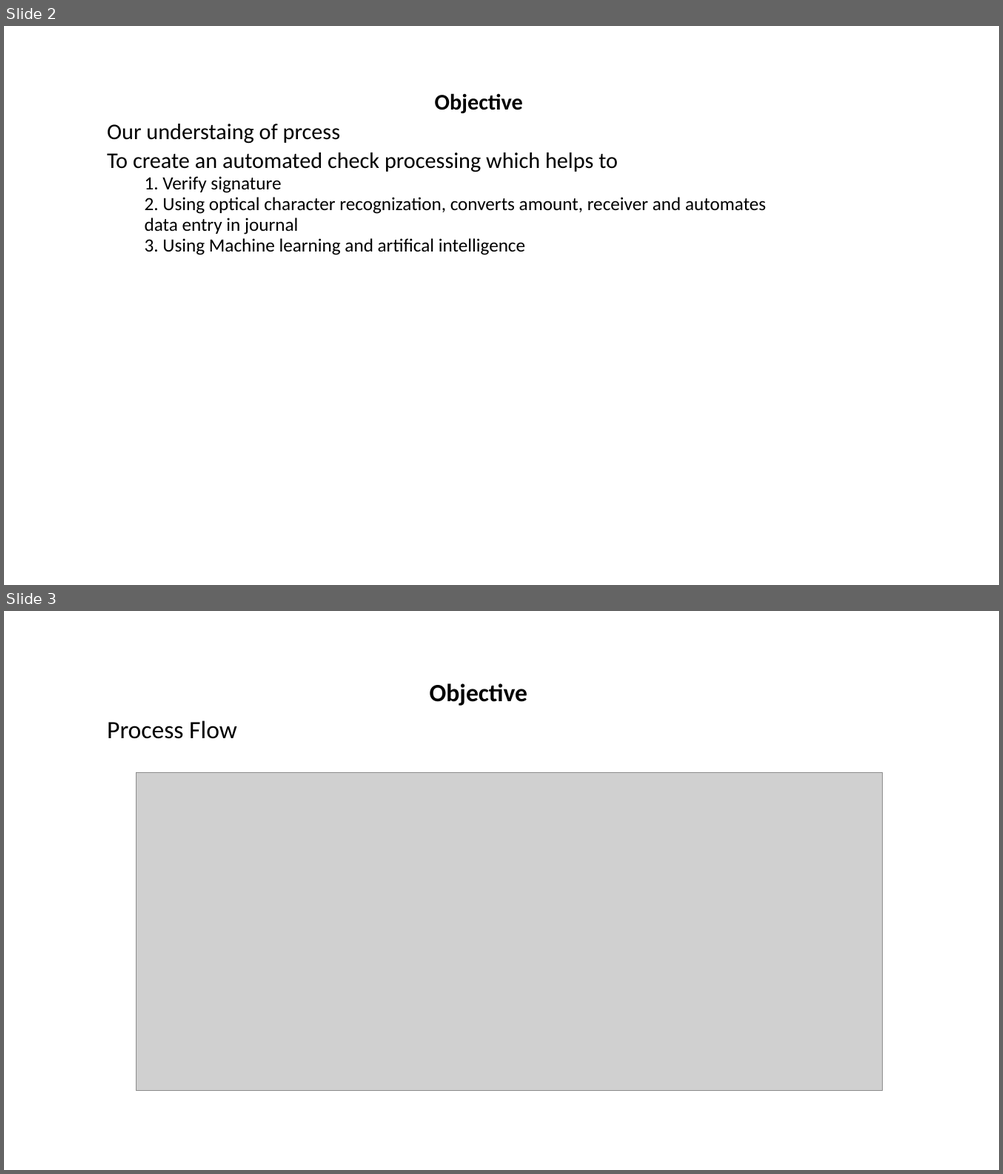
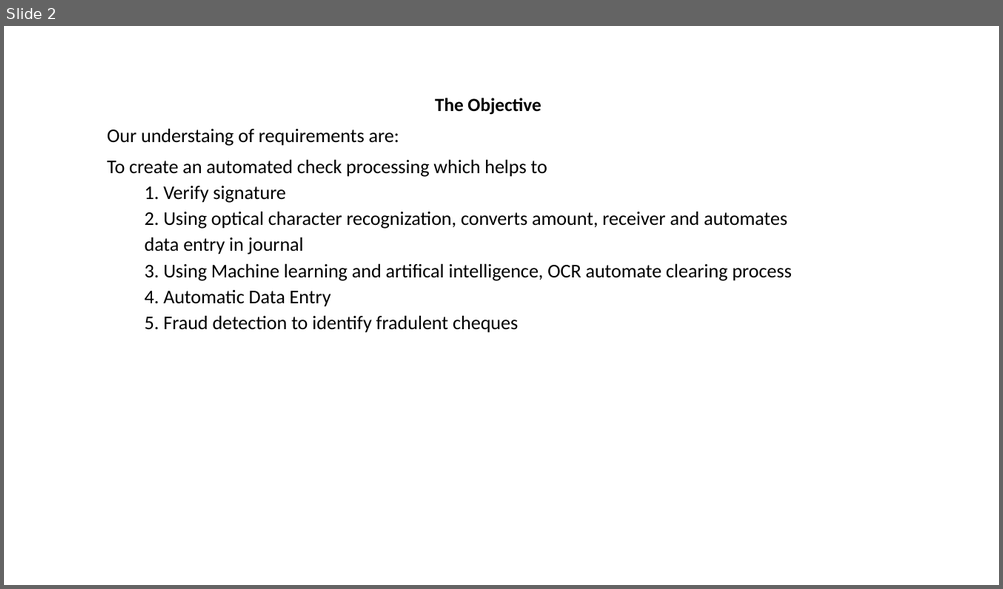
Before and after one commit to siva-tcs/TG-Auto-check, a slide deck: Automated check Processing.pptx. Shown one above the other, each under a label of ours: slides 2 and 3 before the commit, slide 2 after it. The pictures are 1003x1174 and 1003x589 pixels, drawn with LibreOffice and Linux fonts; fonts in the diff are those of the drawing; grey boxes stand for pictures. Boxes give left, top, right and bottom in pixels: in the first picture for what was removed or moved away, otherwise in the second. Text is boxed around its words. In the diff, an @@ line names an element or a change of style, - is before the commit and + after.

```diff
--- a/Automated check Processing.pptx
+++ b/Automated check Processing.pptx
@@ slide 3 removed at box(4, 611, 999, 1170), background #FFFFFF @@
@@ subtitle removed at box(107, 684, 527, 739) @@
-Objective
-Process Flow
@@ picture removed at box(136, 772, 882, 1091) @@
@@ slide 2 changed as well @@
@@ subtitle at box(107, 98, 540, 146): text changed; size 21.6 to 18.7 pt @@
-Objective
-Our understaing of prcess
+The Objective
+Our understaing of requirements are:
@@ subtitle at box(107, 159, 787, 255): size 21.6 to 18.7 pt in "To create an automated check processing which ..."; size 18 to 18.7 pt in "1. Verify signature", "2. Using optical character recognization, converts amount, ...", "data entry in journal"; line spacing 0.7 to 0.9 @@
@@ subtitle at box(145, 264, 792, 333): text changed; size 18 to 18.7 pt @@
-  3. Using Machine learning and artifical intelligence
+  3. Using Machine learning and artifical intelligence, OCR automate clearing process
+  4. Automatic Data Entry
+  5. Fraud detection to identify fradulent cheques
```
Also in this commit, not shown: 1 other slide changed, 1 slide added, 2 other files.
